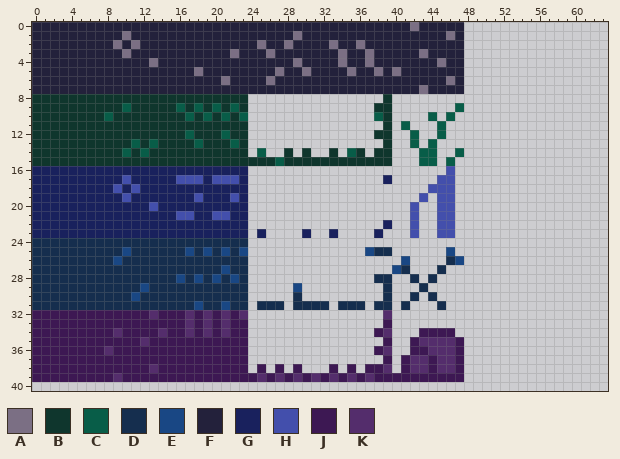
A pixel-art file gets an edit: support/aseprite/tileset.aseprite. Above: the version before the commit.
64x64 pixels, 1 frame. Shown: x 0..63, y 0..40.
Palette (. is transparent): A #7b6f84  B #0f362d  C #085d48  D #152e4e  E #194784  F #23213b  G #19215d  H #434fac  J #3d1853  K #542d6c
Pixels before (only the part around the change), first column x 41:
 0 FAFFFFF................
 1 FFFFFAF................
 2 FFFFFFF................
 3 FFAFFFF................
 4 FFFFAFF................
 5 FFFFFFF................
 6 FFFFFAF................
 7 FFAFFFF................
 8 .......................
 9 ......C................
10 ...C.C.................
11 C...C..................
12 .C..C..................
13 .C.C...................
14 ..CC..C................
15 ..CC.C.................
16 .....H.................
Now the later version:
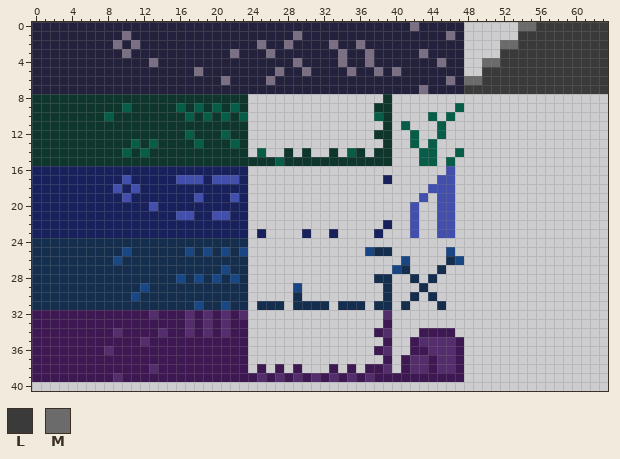
Colours new in this view: L #3a3a3a  M #6b6b6b
From old to new:
y 0: x 54..63 .......... -> MMLLLLLLLL
y 1: x 54..63 .......... -> LLLLLLLLLL
y 2: x 52..63 ............ -> MMLLLLLLLLLL
y 3: x 52..63 ............ -> LLLLLLLLLLLL
y 4: x 50..63 .............. -> MMLLLLLLLLLLLL
y 5: x 50..63 .............. -> LLLLLLLLLLLLLL
y 6: x 48..63 ................ -> MMLLLLLLLLLLLLLL
y 7: x 48..63 ................ -> LLLLLLLLLLLLLLLL
